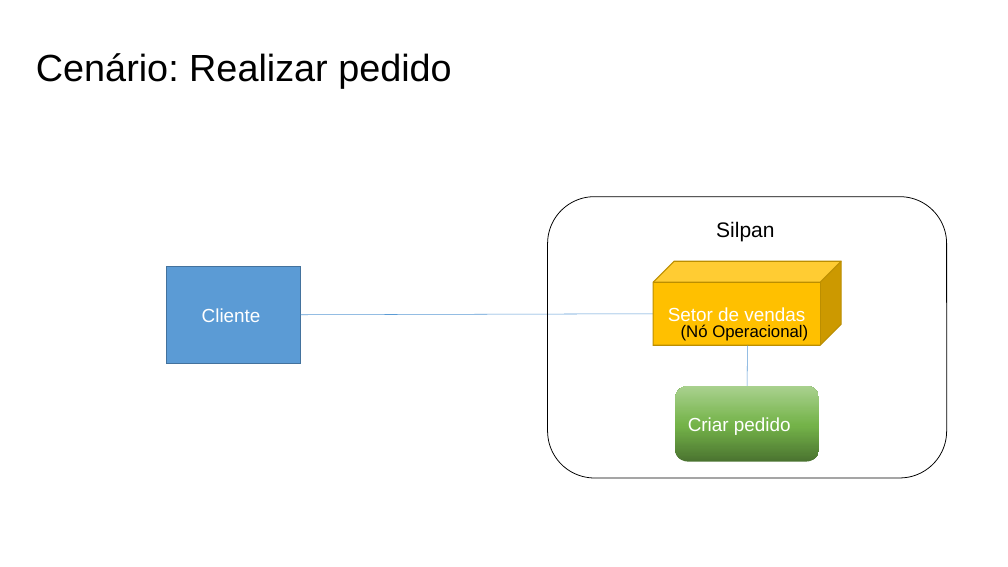
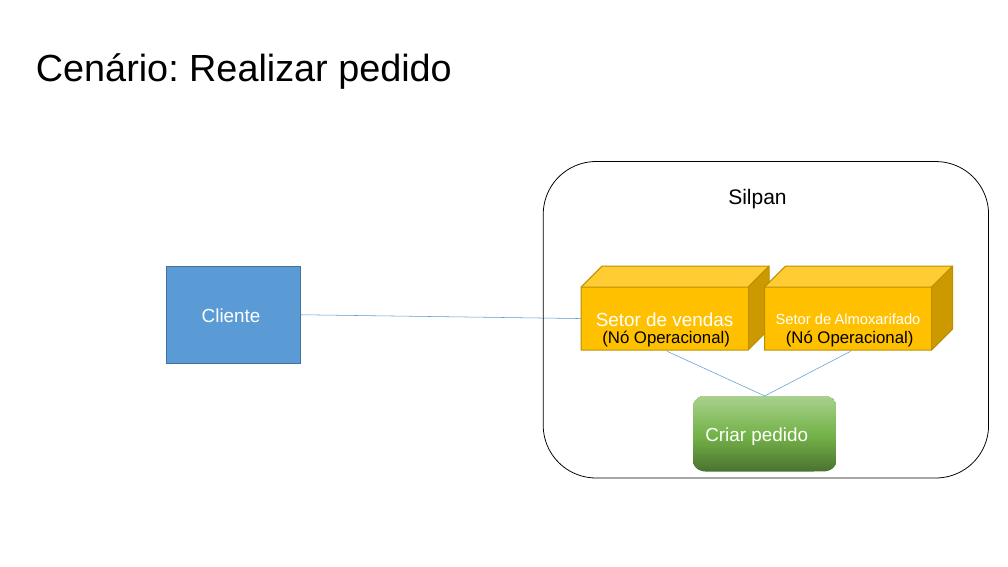
Before and after one commit to Systematicos/FindingApp, a slide deck: slide 4 of Documentation/15._Arquitetura_de_Negócio_para_cada_Cenário.pptx. Drawn at 1008x567 pixels with LibreOffice and Linux fonts; fonts in the diff are those of the drawing. Boxes give left, top, right and bottom in pixels: in the first picture for what was removed or moved away, otherwise in the second. Text is boxed around its words. In the diff, an @@ line names an element or a change of style, - is before the commit and + after.

```diff
--- a/Documentation/15._Arquitetura_de_Negócio_para_cada_Cenário.pptx
+++ b/Documentation/15._Arquitetura_de_Negócio_para_cada_Cenário.pptx
@@ rounded rectangle: place and size @@
-rounded rectangle at (547, 197, 947, 478)
+rounded rectangle at (544, 162, 989, 479)
@@ text "Silpan": place and size @@
-text "Silpan" at (716, 221, 774, 242)
+text "Silpan" at (728, 188, 786, 209)
@@ cube "Setor de vendas": place and size @@
-cube "Setor de vendas" at (653, 262, 842, 346)
+cube "Setor de vendas" at (582, 266, 770, 350)
@@ cube added at (765, 266, 954, 350), fill #FFC000, outline #BD8E00 1 pt, 14 pt, text #FFFFFF @@
+Setor de Almoxarifado
@@ line moved from (301, 315) - (653, 314) to (301, 315) - (582, 318) @@
@@ text "(Nó Operacional)": place and size @@
-text "(Nó Operacional)" at (681, 324, 808, 341)
+text "(Nó Operacional)" at (602, 330, 730, 347)
@@ line moved from (748, 346) - (747, 386) to (667, 352) - (765, 396) @@
@@ line added from (851, 352) to (765, 396), #5B9BD5 0.5 pt @@
@@ text added at (786, 330, 913, 347), 16 pt, text #000000 @@
+(Nó Operacional)
@@ rounded rectangle "Criar pedido": place and size @@
-rounded rectangle "Criar pedido" at (675, 386, 819, 462)
+rounded rectangle "Criar pedido" at (693, 396, 836, 472)
```
Also in this commit, not shown: 4 other slides changed, 1 slide removed, 6 other files.
